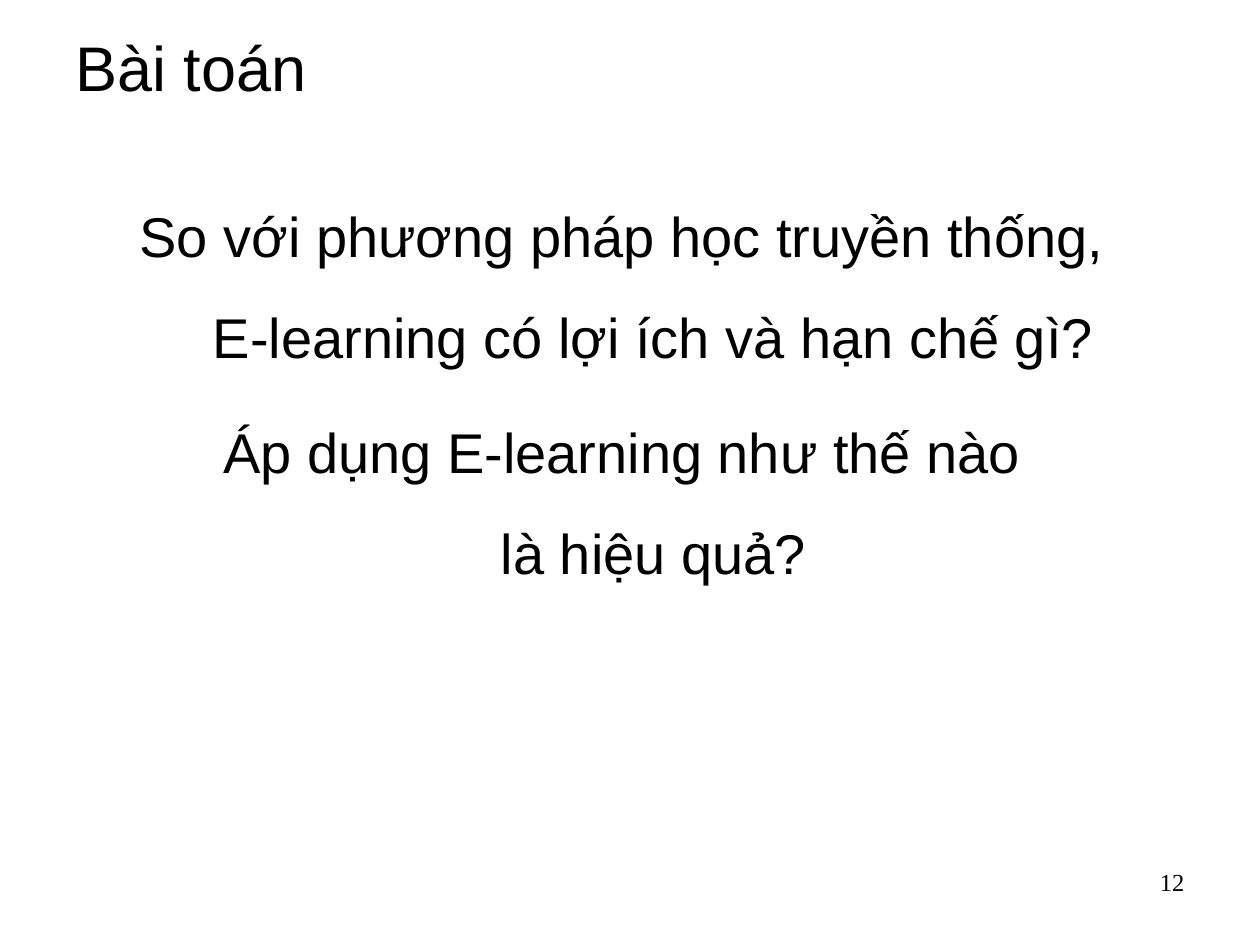
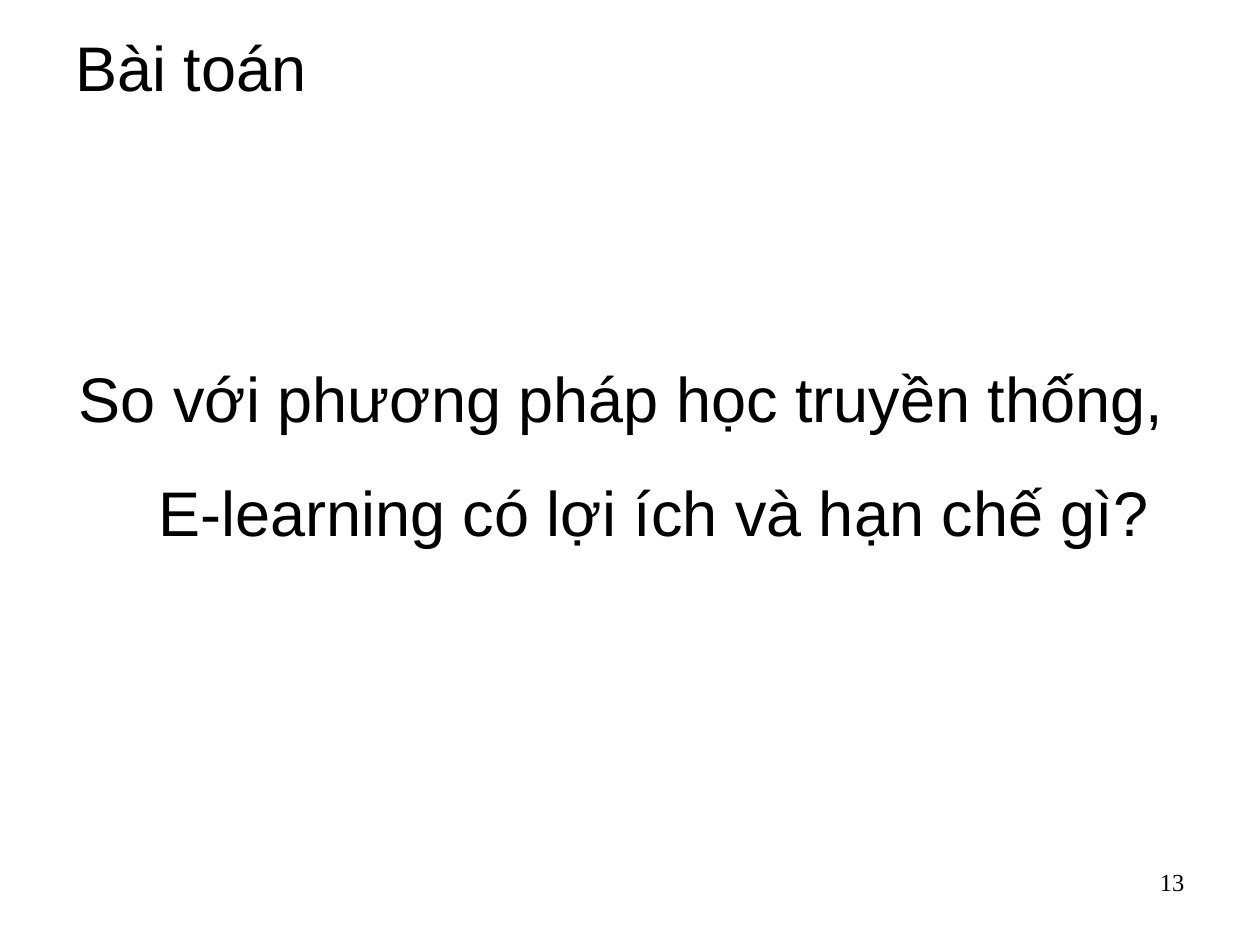
Before and after one commit to dhieucse09/mis, a slide deck: slide 13 of main/group-project/Group project.ppt (slide 12 before the commit). Drawn at 1260x945 pixels with LibreOffice and Linux fonts; fonts in the diff are those of the drawing; background and template pictures are left out. Boxes give left, top, right and bottom in pixels: in the first picture for what was removed or moved away, otherwise in the second. Text is boxed around its words. In the diff, an @@ line names an element or a change of style, - is before the commit and + after.

```diff
--- a/main/group-project/Group project.ppt
+++ b/main/group-project/Group project.ppt
@@ text "So với phương pháp học ...": place and size @@
-text "So với phương pháp học ..." at [140,214,1103,585]
+text "So với phương pháp học ..." at [79,373,1163,547]
@@ text "So với phương pháp học ..." at [79,373,1163,547]: size 32 to 36 pt; more space between paragraphs @@
@@ text at [223,429,1019,585]: paragraph removed @@
-Áp dụng E-learning như thế nào
-là hiệu quả?
@@ page number at [1160,874,1185,892]: text changed @@
-12
+13
```
Also in this commit, not shown: 8 other slides changed, 6 slides added, 3 slides removed, 14 other files.
